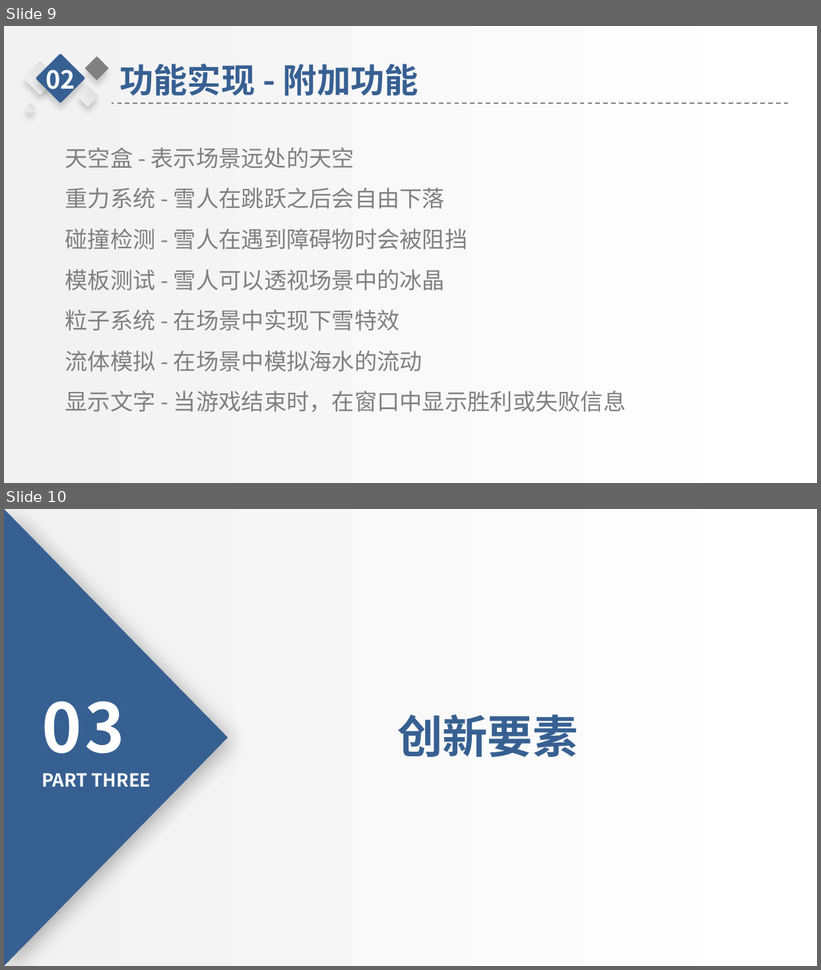
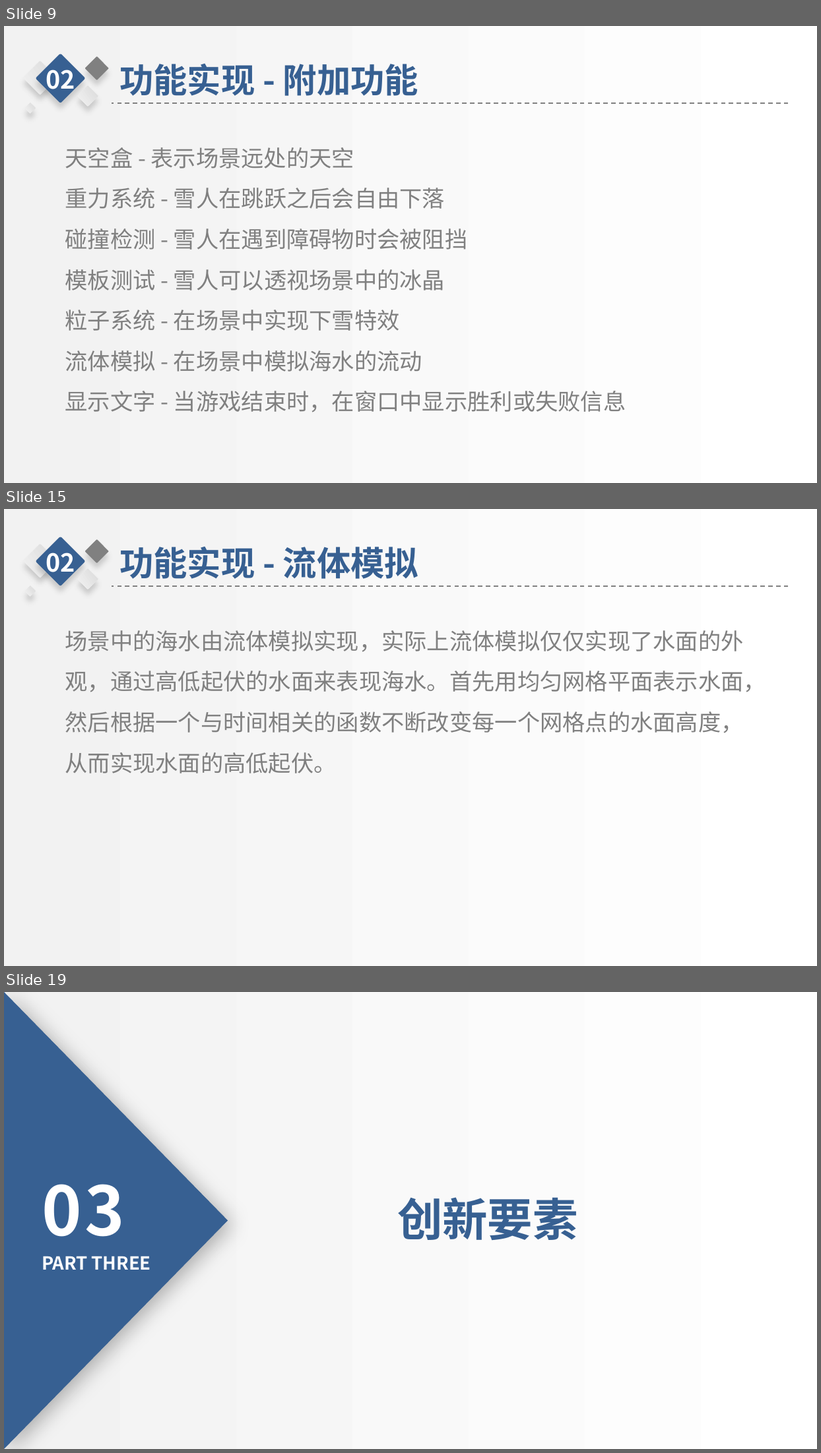
Before and after one commit to sysu-cg/Dashboard, a slide deck: FinalProject_v0/doc/期末展示.pptx. Shown one above the other, each under a label of ours: slides 9 and 10 before the commit, slides 9, 15 and 19 after it; the slides between them are not shown. The pictures are 821x970 and 821x1453 pixels, drawn with LibreOffice and Linux fonts; fonts in the diff are those of the drawing; background and template pictures are left out. Boxes give left, top, right and bottom in pixels: in the first picture for what was removed or moved away, otherwise in the second. Text is boxed around its words. In the diff, an @@ line names an element or a change of style, - is before the commit and + after.

```diff
--- a/FinalProject_v0/doc/期末展示.pptx
+++ b/FinalProject_v0/doc/期末展示.pptx
@@ slide 15 added at (x1=4, y1=509, x2=817, y2=966), background picture (left out); not listed: 1 template element that a slide beside it also shows @@
@@ group added at (x1=24, y1=537, x2=789, y2=597): 5 rounded rectangles, 2 texts, 1 line @@
+功能实现 - 流体模拟
+02
@@ text added at (x1=65, y1=630, x2=766, y2=774), 20 pt, text #808080 @@
+场景中的海水由流体模拟实现，实际上流体模拟仅仅实现了水面的外观，通过高低起伏的水面来表现海水。首先用均匀网格平面表示水面，然后根据一个与时间相关的函数不断改变每一个网格点的水面高度，从而实现水面的高低起伏。
@@ what was slide 10 is now slide 19 @@
```
Also in this commit, not shown: 11 other slides added, 4 other files.
